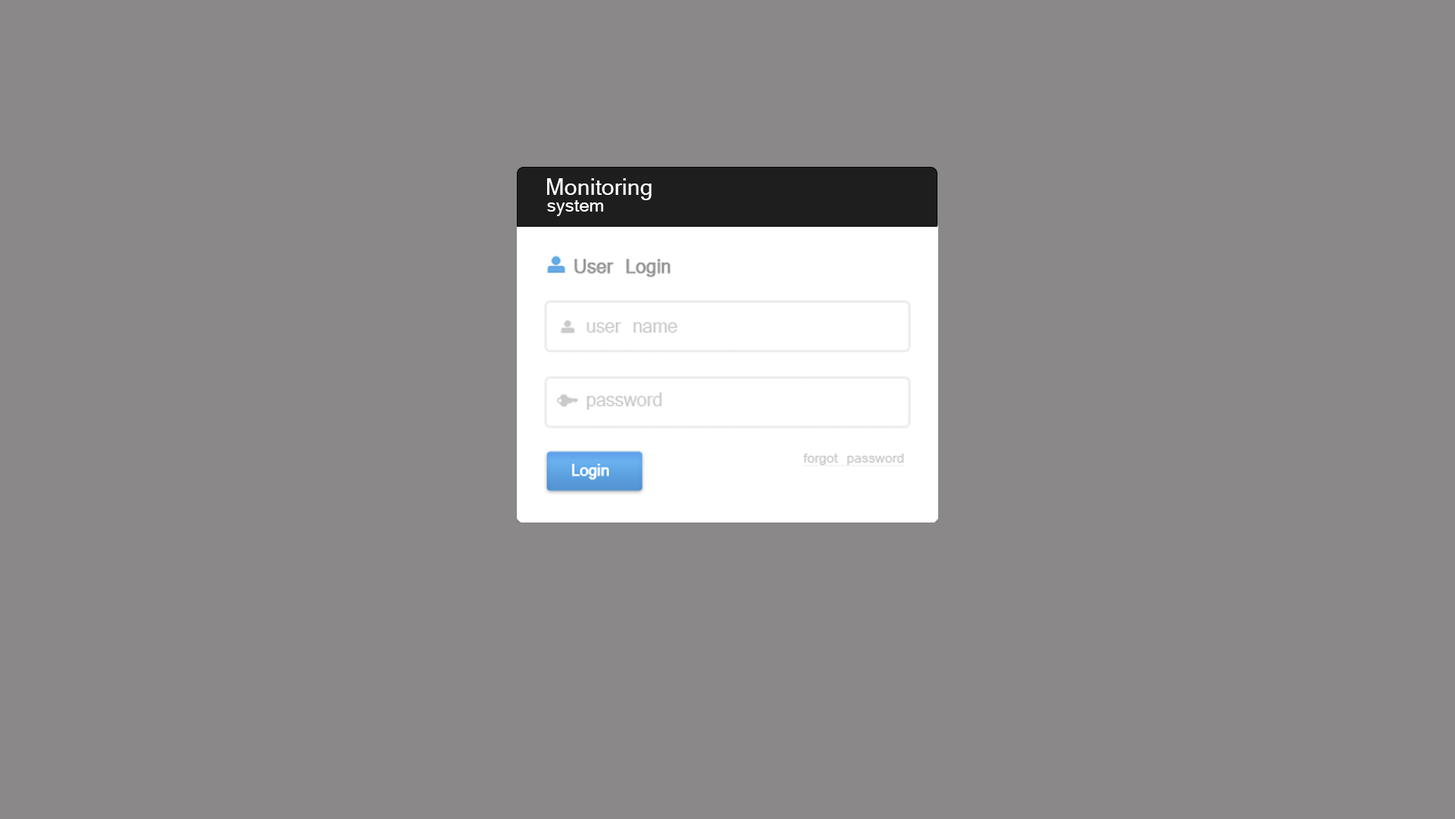
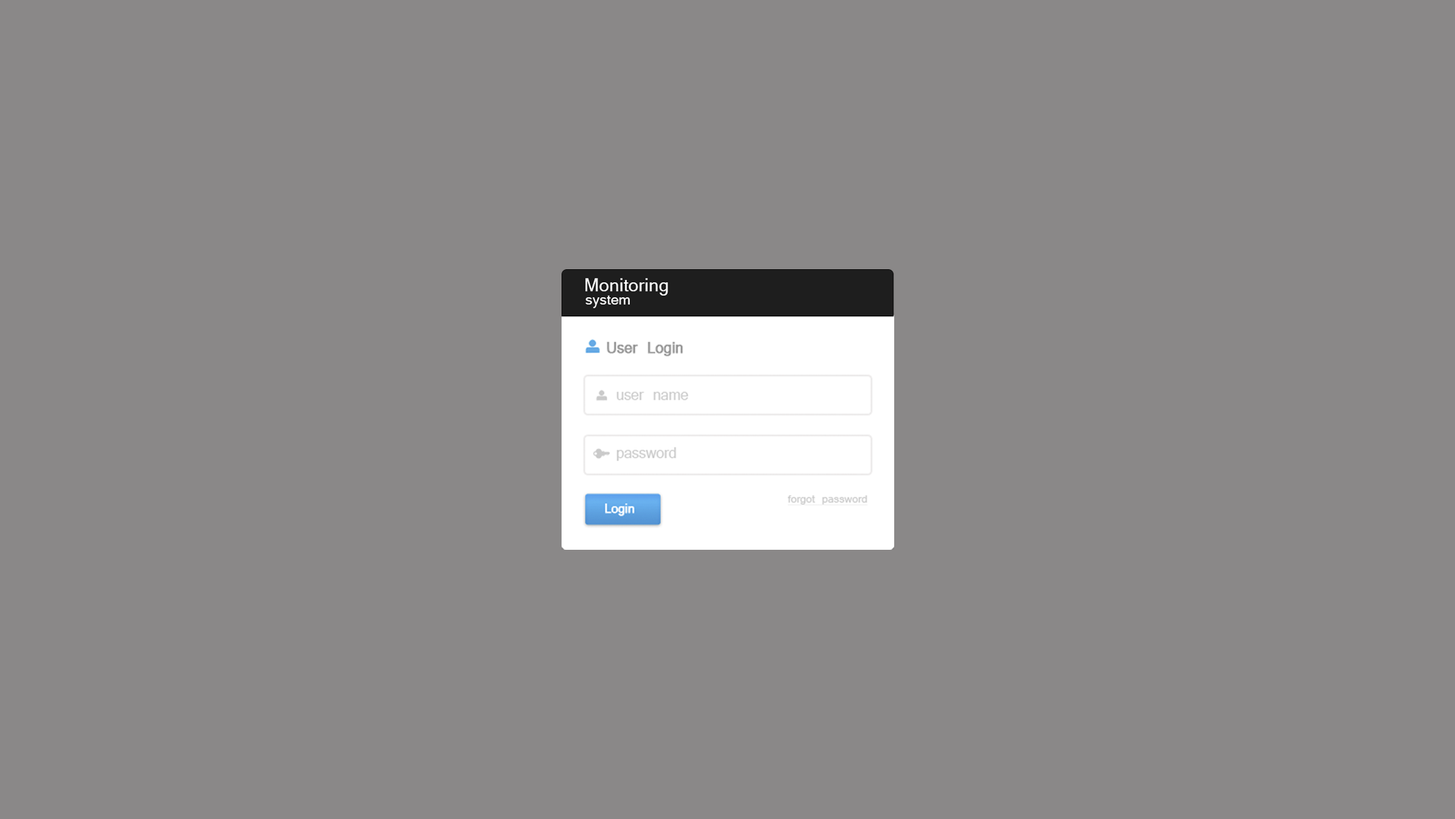
Revision of a layered 1455 × 819 image; what changed, layer by layer:
painted on "system" over <box>547,200,895,550</box>
removed layer "Monitoring" over <box>547,178,652,201</box>
removed layer "Прямоугольник 1" over <box>516,166,938,227</box>
removed layer "User login" over <box>516,222,939,523</box>
